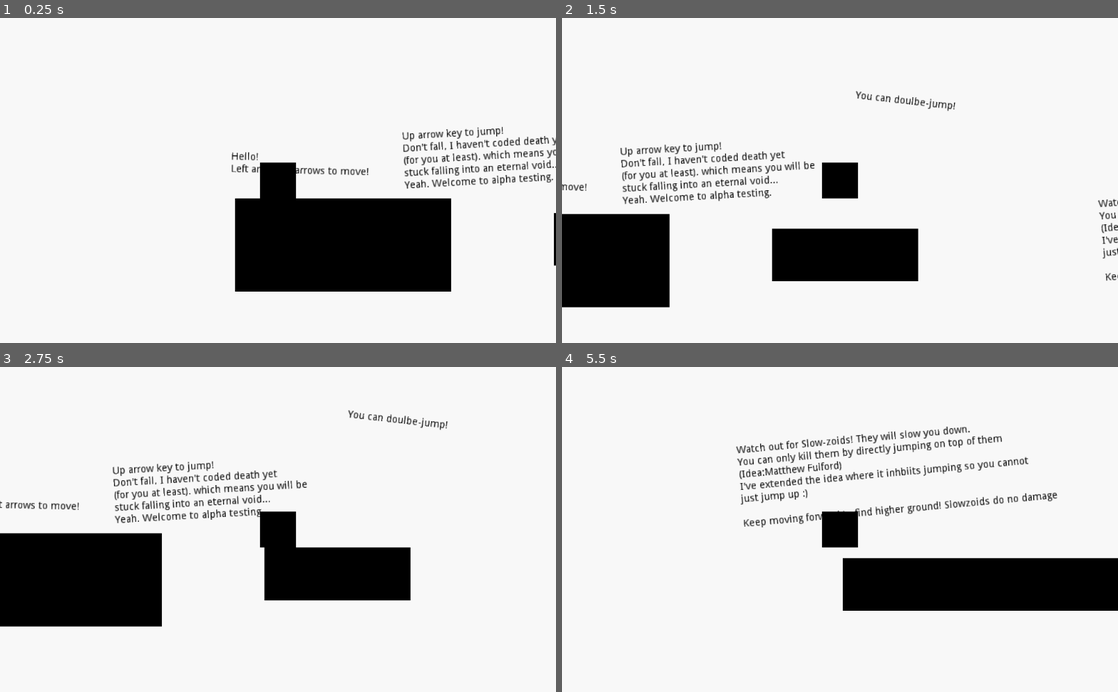
Above: before the commit, frames 1-4 (two rows, left to right).
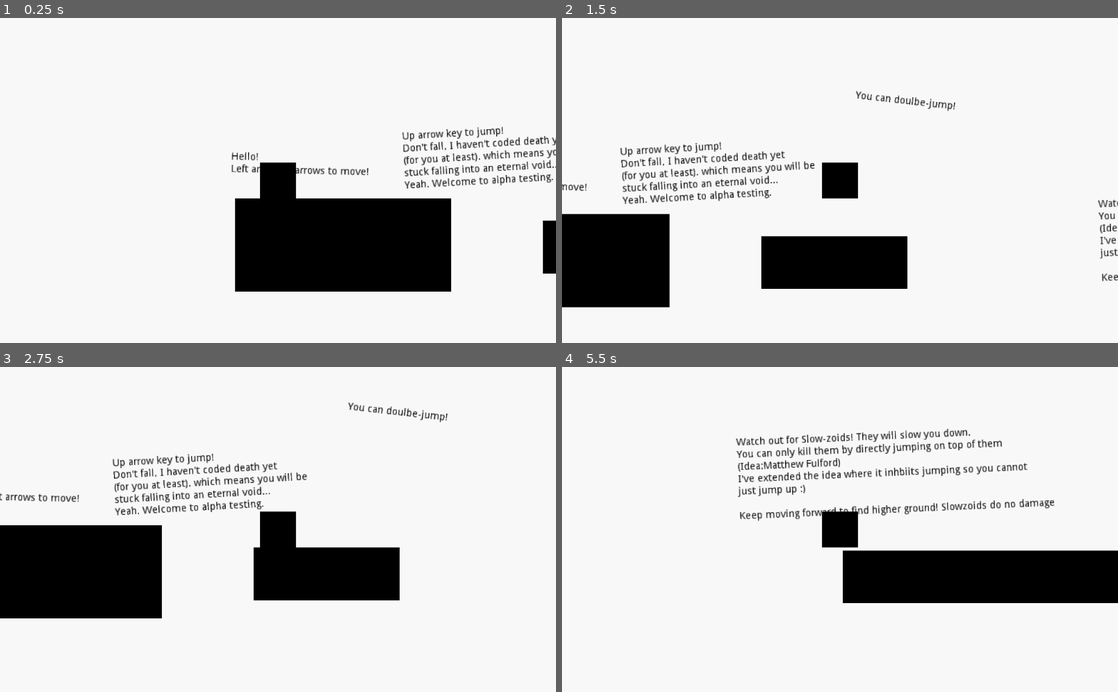
Above: after the commit, the same moments.

Repository: RavenJFelix/Square
Game: Godot game, scene res://levelz/level_0/level_0.tscn
Same seed, same stepped clock (60 frames per second), same inputs: the game is played once before the commit and once after it.
Inputs:
- Up to frame 1 (0.25 s): no input
- Up to frame 2 (1.5 s): tap Enter at 0.5 s; hold Right (ui_right) from 0.53 s (still down); tap Up (ui_up) at 0.77 s
- Up to frame 3 (2.75 s): tap Up (ui_up) at 1.52 s; release Right (ui_right) at 2.03 s; hold Left (ui_left) from 2.03 s (still down)
- Up to frame 4 (5.5 s): release Left (ui_left) at 2.78 s; hold Right (ui_right) 2.78-4.28 s; tap Up (ui_up) at 3.02, 3.77, 4.52 s; hold Left (ui_left) 4.28-5.03 s; hold Right (ui_right) from 5.03 s (still down)

The runs differ from the first frame. In frame 1, 0.3% of the frame differs, in the area x 97-100%, y 59-79%; in frame 2, 2.2%; in frame 3, 6.0%; in frame 4, 6.9%, in the area x 31-100%, y 18-75%.

Commit message:
Add ladder mechanic to tutorial

Diff:
--- a/levelz/level_0/level_0.tscn
+++ b/levelz/level_0/level_0.tscn
@@ -1,8 +1,9 @@
-[gd_scene load_steps=4 format=2]
+[gd_scene load_steps=5 format=2]
 
 [ext_resource path="res://map/basicPlatform.tscn" type="PackedScene" id=1]
 [ext_resource path="res://entity/pc/player/player.tscn" type="PackedScene" id=2]
 [ext_resource path="res://entity/npc/enemies/slowzoid/slowzoid.tscn" type="PackedScene" id=3]
+[ext_resource path="res://map/motion/ladder/ladder.tscn" type="PackedScene" id=4]
 
 [node name="Node2D" type="Node2D"]
 
@@ -11,12 +12,32 @@
 scale = Vector2( 14.9383, 6.44737 )
 
 [node name="StaticBody2D2" parent="." instance=ExtResource( 1 )]
-position = Vector2( 546.529, 121.153 )
+position = Vector2( 531.565, 132.036 )
 scale = Vector2( 10.0933, 3.64487 )
 
 [node name="StaticBody2D3" parent="." instance=ExtResource( 1 )]
-position = Vector2( 1622.32, 236.927 )
-scale = Vector2( 57.9293, 3.64487 )
+position = Vector2( 2134.97, 236.927 )
+scale = Vector2( 109.194, 3.64487 )
+
+[node name="StaticBody2D4" parent="." instance=ExtResource( 1 )]
+position = Vector2( 2379.92, 187.861 )
+scale = Vector2( 7.95346, 2.0697 )
+
+[node name="StaticBody2D8" parent="." instance=ExtResource( 1 )]
+position = Vector2( 3669.02, -191.55 )
+scale = Vector2( 100.504, 2.0697 )
+
+[node name="StaticBody2D5" parent="." instance=ExtResource( 1 )]
+position = Vector2( 2162.37, 96.6607 )
+scale = Vector2( 7.95346, 2.0697 )
+
+[node name="StaticBody2D6" parent="." instance=ExtResource( 1 )]
+position = Vector2( 1984.72, -12.5893 )
+scale = Vector2( 7.95346, 2.0697 )
+
+[node name="StaticBody2D7" parent="." instance=ExtResource( 1 )]
+position = Vector2( 1802.32, -120.889 )
+scale = Vector2( 7.95346, 2.0697 )
 
 [node name="KinematicBody2D" parent="." instance=ExtResource( 2 )]
 position = Vector2( 64.2994, 20.4222 )
@@ -47,7 +68,7 @@
 margin_top = 44.6375
 margin_right = 1331.86
 margin_bottom = 160.637
-rect_rotation = -5.22913
+rect_rotation = -2.47876
 custom_colors/font_color = Color( 0, 0, 0, 1 )
 text = "Watch out for Slow-zoids! They will slow you down.
 You can only kill them by directly jumping on top of them
@@ -56,6 +77,29 @@
 just jump up :)
 
 Keep moving forward to find higher ground! Slowzoids do no damage"
+
+[node name="Intro5" type="Label" parent="."]
+margin_left = 1928.31
+margin_top = 123.396
+margin_right = 2364.31
+margin_bottom = 239.396
+rect_rotation = -2.47876
+custom_colors/font_color = Color( 0, 0, 0, 1 )
+text = "Climb to kill it!"
+
+[node name="Intro6" type="Label" parent="."]
+margin_left = 2335.0
+margin_top = 53.2293
+margin_right = 2809.0
+margin_bottom = 169.229
+rect_rotation = 8.39009
+custom_colors/font_color = Color( 0, 0, 0, 1 )
+text = "This is a ladder... It does ladder things...
+If you do not know how to use it. You are not a true gamer
+(Touch the ladder)
+(Don't worry, it consents.)
+
+Climb up."
 
 [node name="Intro4" type="Label" parent="."]
 margin_left = 561.856
@@ -78,4 +122,15 @@
 [node name="Polygon2D" parent="slowzoidMan/slowzoidItself" index="0"]
 color = Color( 0, 0, 0, 0.556863 )
 
+[node name="ladder" parent="." instance=ExtResource( 4 )]
+position = Vector2( 2646.89, 11.8719 )
+scale = Vector2( 1, 22.7726 )
+
+[node name="ladder2" parent="." instance=ExtResource( 4 )]
+position = Vector2( 2934.98, -437.173 )
+scale = Vector2( 1, 22.7726 )
+
+[node name="slowzoidMan2" parent="." instance=ExtResource( 3 )]
+position = Vector2( 3207.11, -312.688 )
+
 [editable path="slowzoidMan"]
